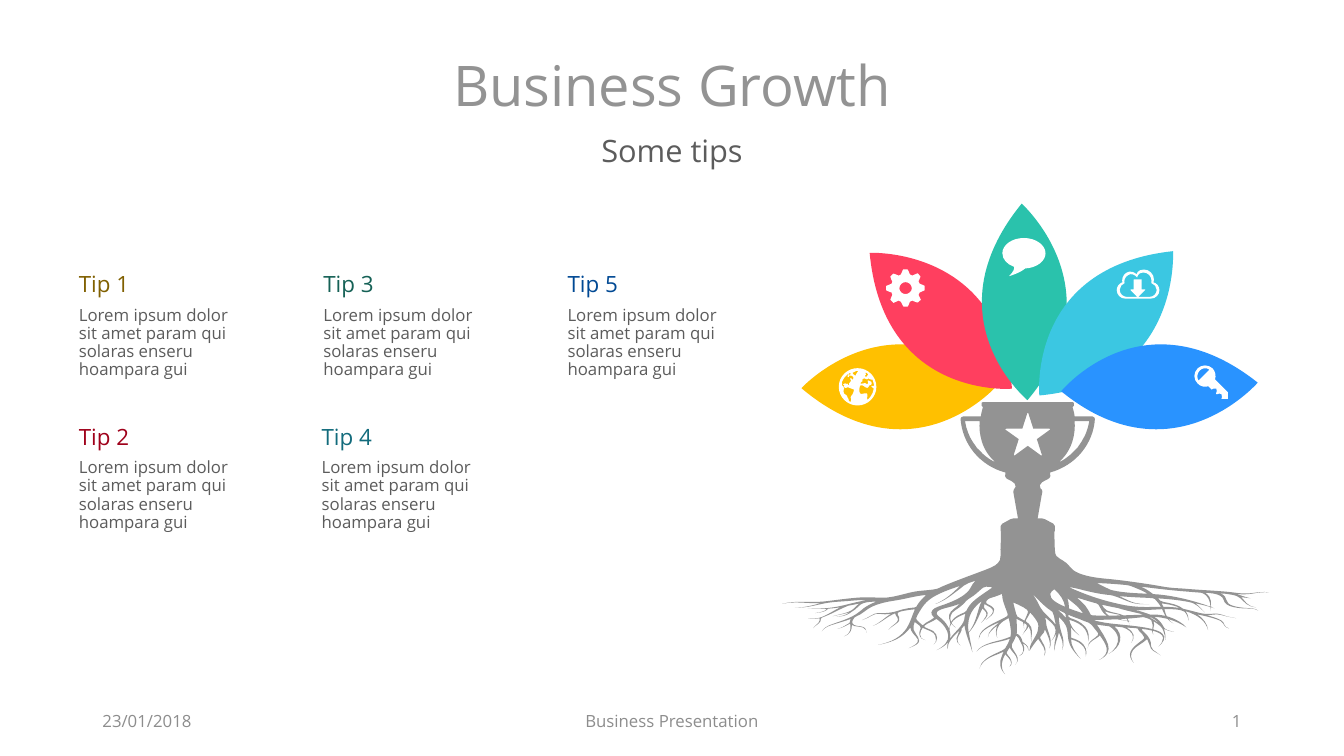
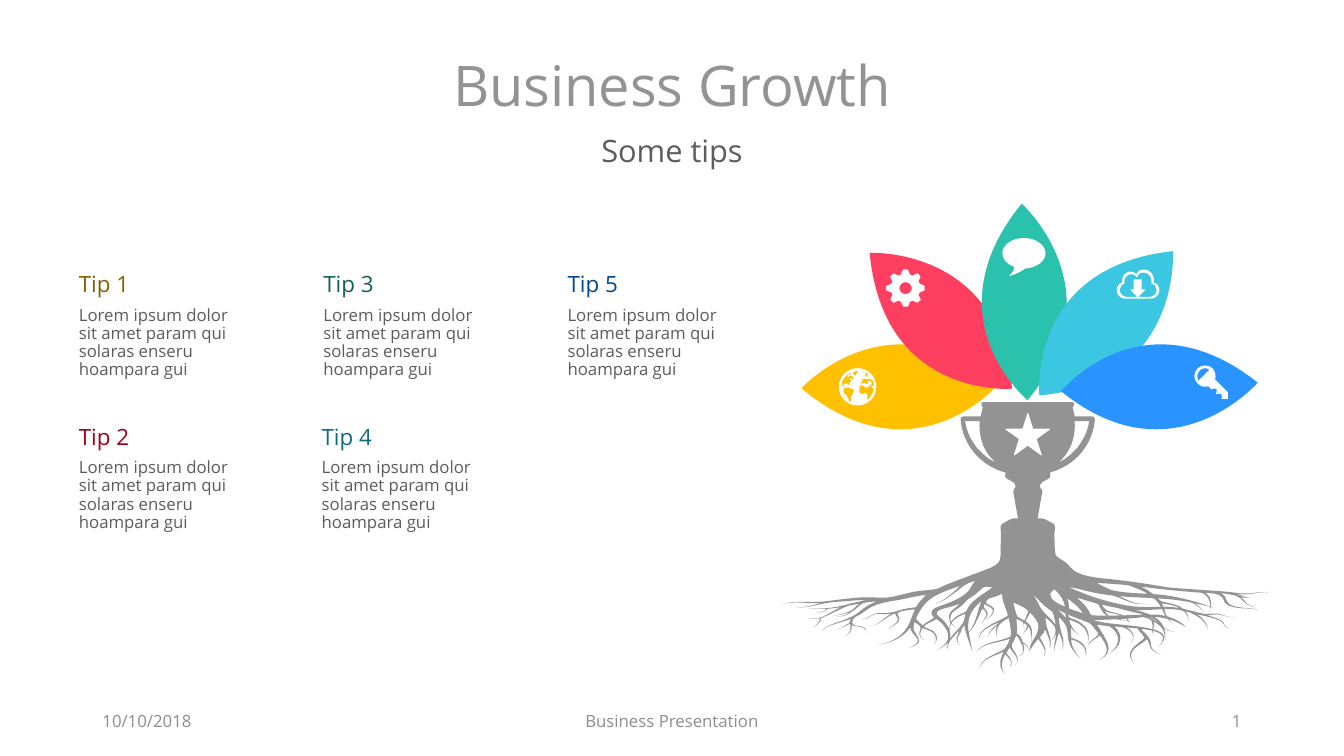
Before and after one commit to vkthediver/smartcity, a slide deck: slide 1 of refrence/ppt/all.pptx. Drawn at 1344x756 pixels with LibreOffice and Linux fonts; fonts in the diff are those of the drawing. Boxes give left, top, right and bottom in pixels: in the first picture for what was removed or moved away, otherwise in the second. Text is boxed around its words. In the diff, an @@ line names an element or a change of style, - is before the commit and + after.

```diff
--- a/refrence/ppt/all.pptx
+++ b/refrence/ppt/all.pptx
@@ text at (x1=102, y1=715, x2=191, y2=727): text changed @@
-23/01/2018
+10/10/2018
```
Also in this commit, not shown: 2 slides added, 2 other files.
